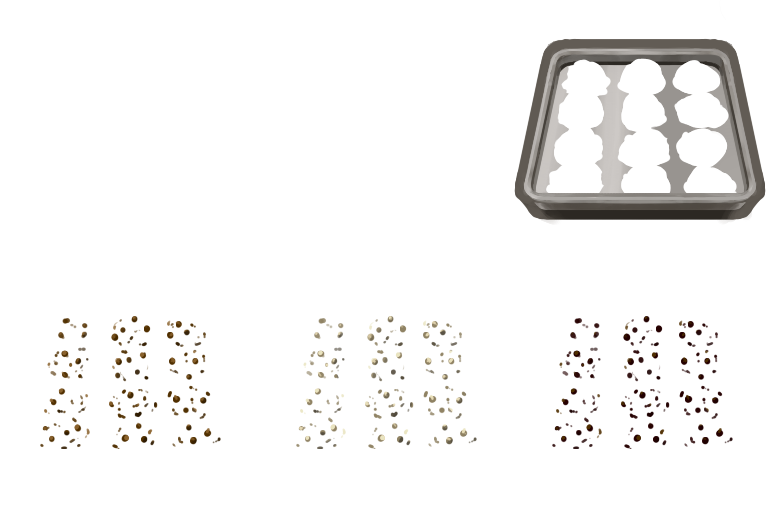
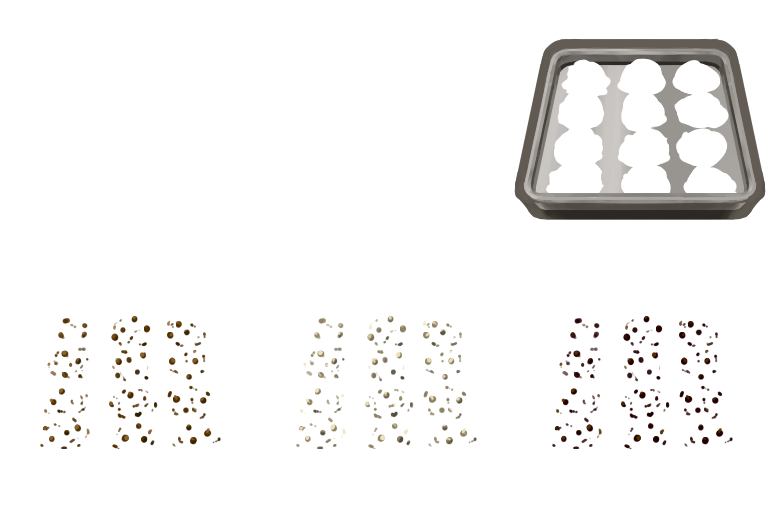
Before/after of a 768 × 512 layered artwork. What changed in the layer stack:
painted on "Projection" (4th of 6, in "TPO ROW") over [left=519, top=38, right=760, bottom=225]
